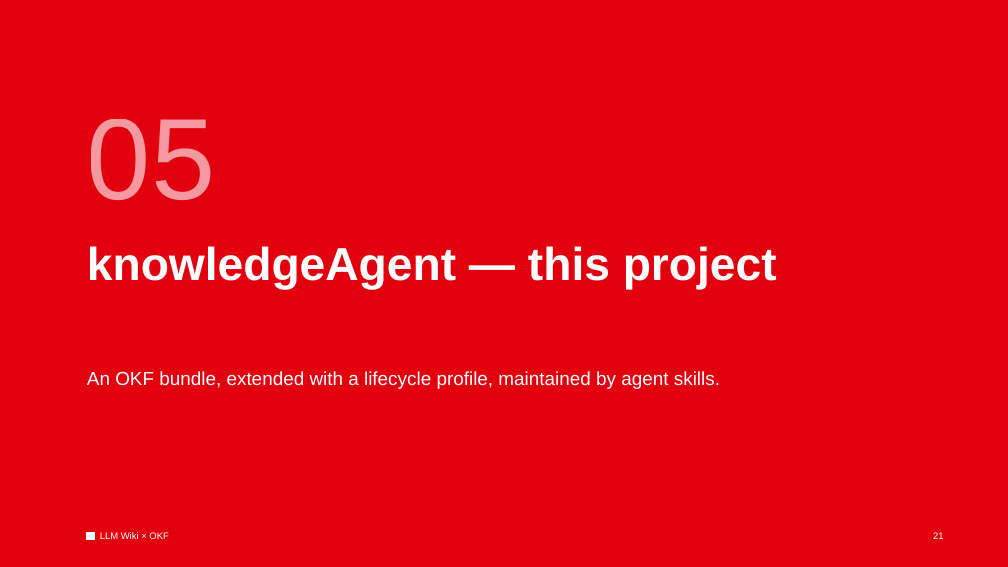
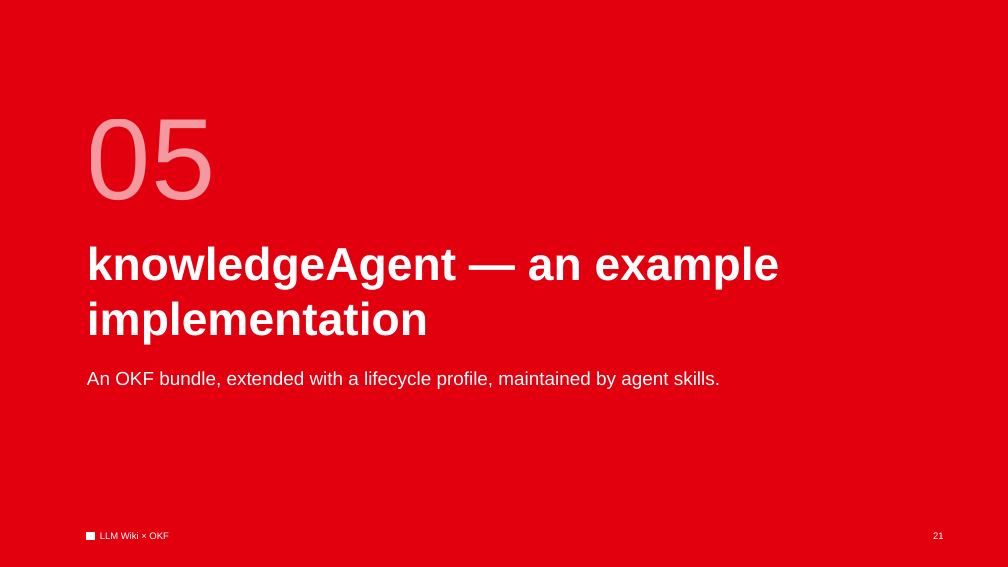
Before and after one commit to yishao1224-design/knowledgeAgent, a slide deck: slide 21 of docs/presentation/llm-wiki-okf.pptx. Drawn at 1008x567 pixels with LibreOffice and Linux fonts; fonts in the diff are those of the drawing. Boxes give left, top, right and bottom in pixels: in the first picture for what was removed or moved away, otherwise in the second. Text is boxed around its words. In the diff, an @@ line names an element or a change of style, - is before the commit and + after.

```diff
--- a/docs/presentation/llm-wiki-okf.pptx
+++ b/docs/presentation/llm-wiki-okf.pptx
@@ title at (87, 246, 780, 345): text changed @@
-knowledgeAgent — this project
+knowledgeAgent — an example implementation
```
Also in this commit, not shown: 1 other slide changed, 2 other files.
